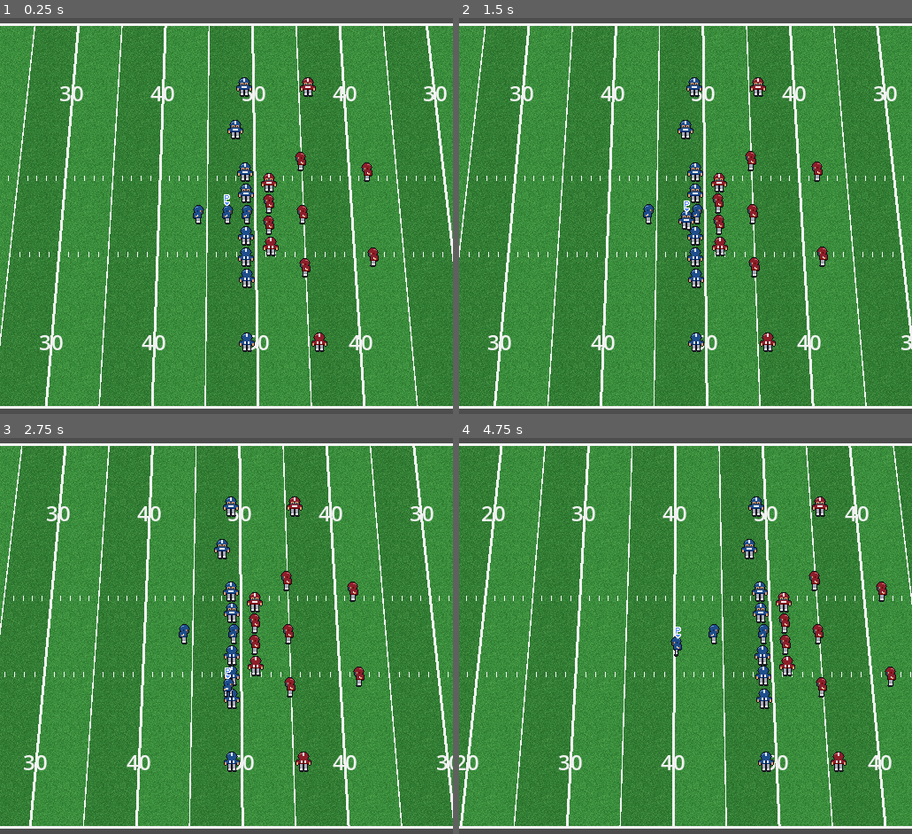
Above: before the commit, frames 1-4 (two rows, left to right).
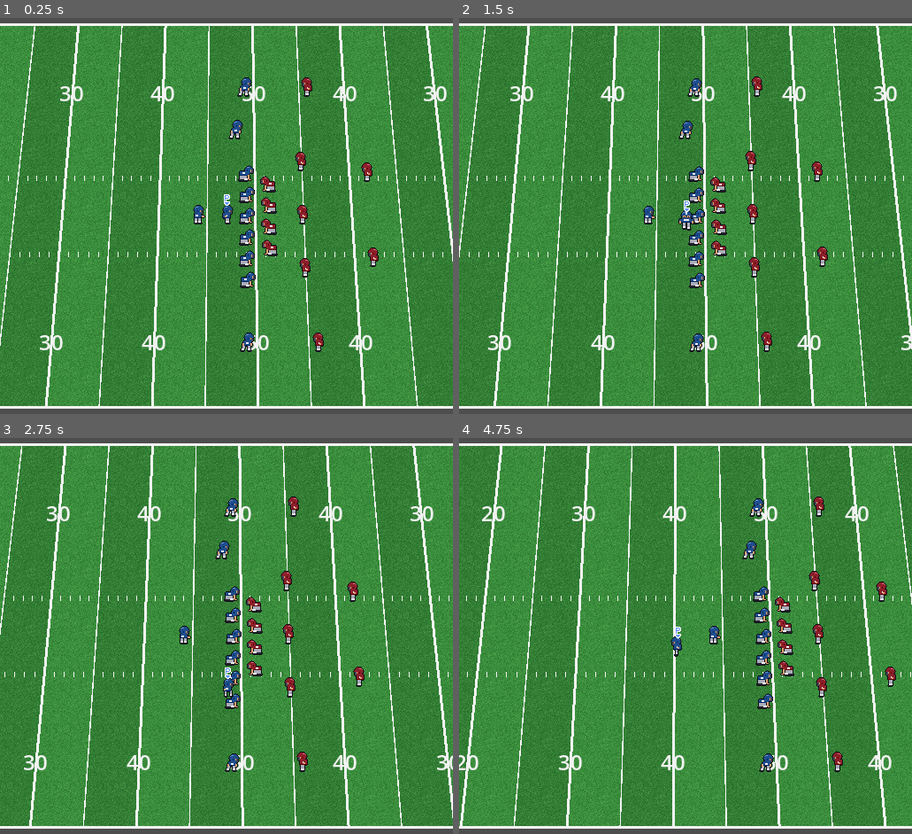
Above: after the commit, the same moments.

Repository: joaorodrigues1994/total-football
Game: Godot game, scene res://scenes/main.tscn
Same seed, same stepped clock (60 frames per second), same inputs: the game is played once before the commit and once after it.
Inputs:
- Up to frame 1 (0.25 s): no input
- Up to frame 2 (1.5 s): hold Right (ui_right) 0.53-1.28 s; hold Down (ui_down) from 1.28 s (still down)
- Up to frame 3 (2.75 s): release Down (ui_down) at 2.03 s; hold Right (ui_right) from 2.03 s (still down)
- Up to frame 4 (4.75 s): release Right (ui_right) at 2.78 s; hold Up (ui_up) 2.78-3.53 s; hold Left (ui_left) from 3.53 s (still down)

The runs differ from the first frame. In frame 1, 1.5% of the frame differs, in the area x 42-73%, y 14-85%; in frame 2, 1.6%; in frame 3, 1.6%; in frame 4, 1.7%, in the area x 55-86%, y 14-85%.

Commit message:
Poses de largada: linhas agachados, recebedores em saida, RB pronto
Co-Authored-By: Claude Sonnet 5.5 <noreply@anthropic.com>

Diff:
--- a/scripts/ai/look_at_spot.gd
+++ /dev/null
@@ -1,15 +0,0 @@
-class_name LookAtSpot
-extends Node
-## IA mínima: jogador parado e não controlado fica virado para um ponto (a linha de scrimmage).
-## Filho do Player, para rodar depois dele no frame.
-
-var spot := Vector2.ZERO
-
-
-func _physics_process(_delta: float) -> void:
-	var player := get_parent() as Player
-	if player.is_controlled or player.velocity.length() > 1.0:
-		return
-	var to_spot := spot - player.global_position
-	if to_spot.length() > 1.0:
-		player.facing = to_spot.normalized()
--- a/scripts/entities/player.gd
+++ b/scripts/entities/player.gd
@@ -17,6 +17,8 @@
 ## Direção desejada, definida por quem controla este jogador.
 var input_dir := Vector2.ZERO
 var facing := Vector2.RIGHT
+## Pose de largada ("stance", "start", "ready") mostrada enquanto o jogador está parado.
+var pose := ""
 
 var _sprite := AnimatedSprite2D.new()
 var _marker := ControlMarker.new()
@@ -60,5 +62,10 @@
 	if absf(facing.y) > absf(facing.x):
 		view = "down" if facing.y > 0.0 else "up"
 	_sprite.flip_h = view == "side" and facing.x < 0.0
-	var state := "run" if velocity.length() > 10.0 else "idle"
+	var moving := velocity.length() > 10.0
+	if pose != "" and not moving:
+		_sprite.flip_h = facing.x < 0.0
+		_sprite.play(pose + "_side")
+		return
+	var state := "run" if moving else "idle"
 	_sprite.play("%s_%s" % [state, view])
--- a/scripts/entities/player_sprites.gd
+++ b/scripts/entities/player_sprites.gd
@@ -3,9 +3,9 @@
 ## Monta as animações a partir do spritesheet 24x24 (ver tools/gen_player_sprites.py).
 
 const FRAME := 24
-const ROWS := ["idle_side", "run_side", "idle_down", "run_down", "idle_up", "run_up"]
-const FRAME_COUNT := {"idle": 2, "run": 4}
-const SPEED := {"idle": 2.0, "run": 10.0}
+const ROWS := ["idle_side", "run_side", "idle_down", "run_down", "idle_up", "run_up", "stance_side", "start_side", "ready_side"]
+const FRAME_COUNT := {"idle": 2, "run": 4, "stance": 2, "start": 2, "ready": 2}
+const SPEED := {"idle": 2.0, "run": 10.0, "stance": 2.0, "start": 2.0, "ready": 2.0}
 
 
 static func build(sheet: Texture2D) -> SpriteFrames:
--- a/scripts/match/match.gd
+++ b/scripts/match/match.gd
@@ -3,6 +3,9 @@
 ## Monta a partida: posiciona os 22 jogadores em formação na linha de scrimmage.
 
 const PLAYER_SCENE := preload("res://scenes/player.tscn")
+const STANCE_ROLES := ["LT", "LG", "C", "RG", "RT", "TE", "LDE", "LDT", "RDT", "RDE"]
+const START_ROLES := ["WR1", "WR2", "WR3"]
+const READY_ROLES := ["RB"]
 
 @export var camera: MatchCamera
 ## Linha de jarda da bola (0 = goal line esquerda, 100 = direita).
@@ -17,8 +20,8 @@
 	scrimmage_spot = Vector2(
 			FieldConstants.yard_line_to_x(scrimmage_yard_line),
 			FieldConstants.yards_to_px(FieldConstants.WIDTH_YARDS) / 2.0)
-	offense = _spawn(Formation.OFFENSE, Player.Team.A)
-	defense = _spawn(Formation.DEFENSE, Player.Team.B)
+	offense = _spawn(Formation.OFFENSE, Player.Team.A, Vector2.RIGHT)
+	defense = _spawn(Formation.DEFENSE, Player.Team.B, Vector2.LEFT)
 
 	var qb := _find(offense, "QB")
 	var controller := HumanController.new()
@@ -30,19 +33,28 @@
 
 
 ## Time atacando para a direita; a defesa usa os mesmos offsets do outro lado da bola.
-func _spawn(slots: Array, team: Player.Team) -> Array[Player]:
+func _spawn(slots: Array, team: Player.Team, facing: Vector2) -> Array[Player]:
 	var players: Array[Player] = []
 	for slot in slots:
 		var player: Player = PLAYER_SCENE.instantiate()
 		player.team = team
 		player.role = slot["role"]
+		player.facing = facing
+		player.pose = _pose_for(player.role)
 		player.position = scrimmage_spot + slot["pos"] * FieldConstants.PX_PER_YARD
 		add_child(player)
-		var ai := LookAtSpot.new()
-		ai.spot = scrimmage_spot
-		player.add_child(ai)
 		players.append(player)
 	return players
+
+
+func _pose_for(role: String) -> String:
+	if role in STANCE_ROLES:
+		return "stance"
+	if role in START_ROLES:
+		return "start"
+	if role in READY_ROLES:
+		return "ready"
+	return ""
 
 
 func _find(players: Array[Player], role: String) -> Player:
Binary file changed: assets/sprites/player_team_a.aseprite
Binary file changed: assets/sprites/player_team_a.png
Binary file changed: assets/sprites/player_team_b.aseprite
Binary file changed: assets/sprites/player_team_b.png
Not shown, removed: scripts/ai/look_at_spot.gd.uid
